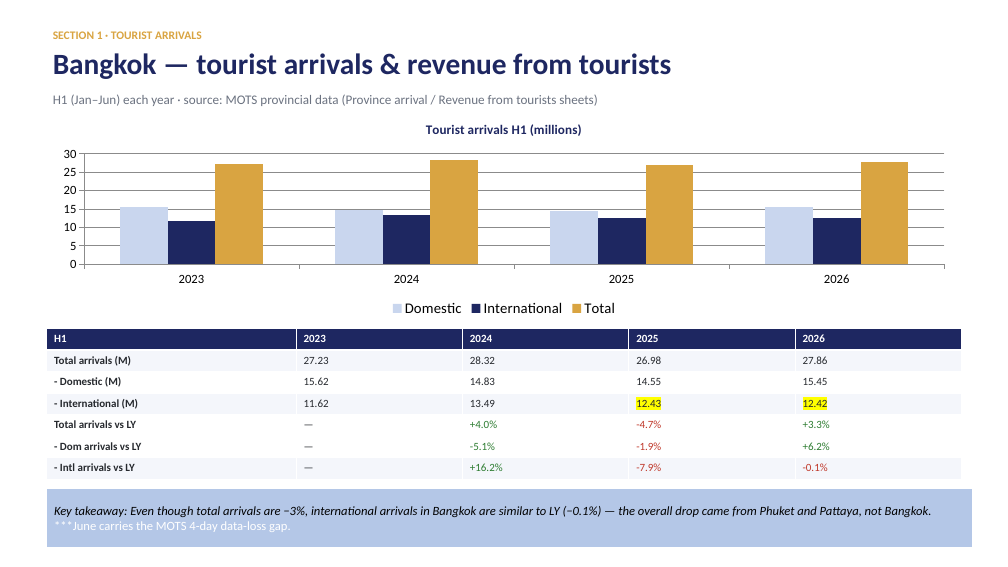
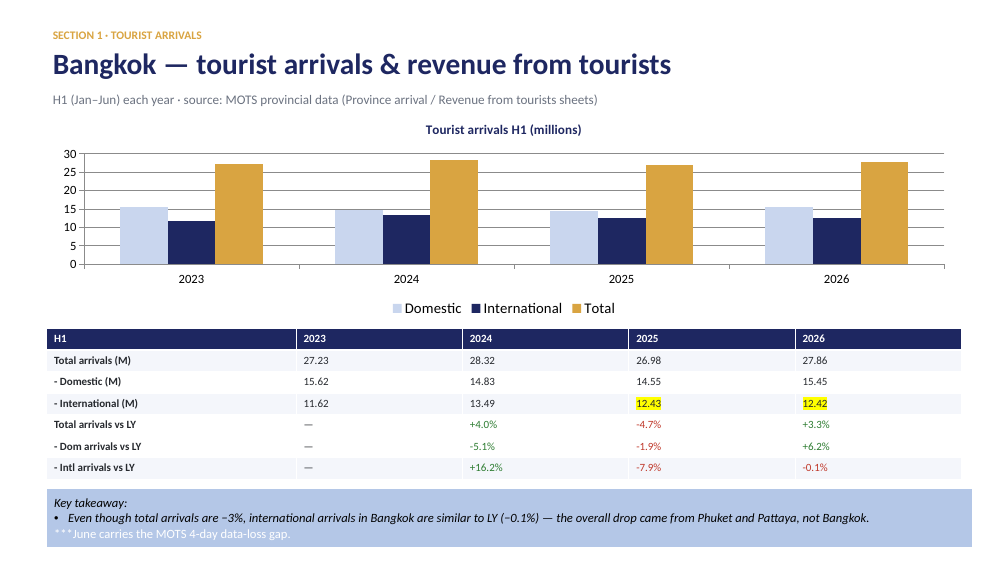
Before and after one commit to Chavin2543/mae-workspace, a slide deck: slide 7 of output/Portfolio_Performance_Report_H1-2026.pptx. Drawn at 1008x567 pixels with LibreOffice and Linux fonts; fonts in the diff are those of the drawing. Boxes give left, top, right and bottom in pixels: in the first picture for what was removed or moved away, otherwise in the second. Text is boxed around its words. In the diff, an @@ line names an element or a change of style, - is before the commit and + after.

```diff
--- a/output/Portfolio_Performance_Report_H1-2026.pptx
+++ b/output/Portfolio_Performance_Report_H1-2026.pptx
@@ text in rectangle at (x1=54, y1=498, x2=870, y2=524): text changed @@
-Key takeaway: Even though total arrivals are −3%, international arrivals in Bangkok are similar to LY (−0.1%) — the overall drop came from Phuket and Pattaya, not Bangkok.
+Key takeaway:
+• Even though total arrivals are −3%, international arrivals in Bangkok are similar to LY (−0.1%) — the overall drop came from Phuket and Pattaya, not Bangkok.
```
Also in this commit, not shown: 22 other slides changed.
